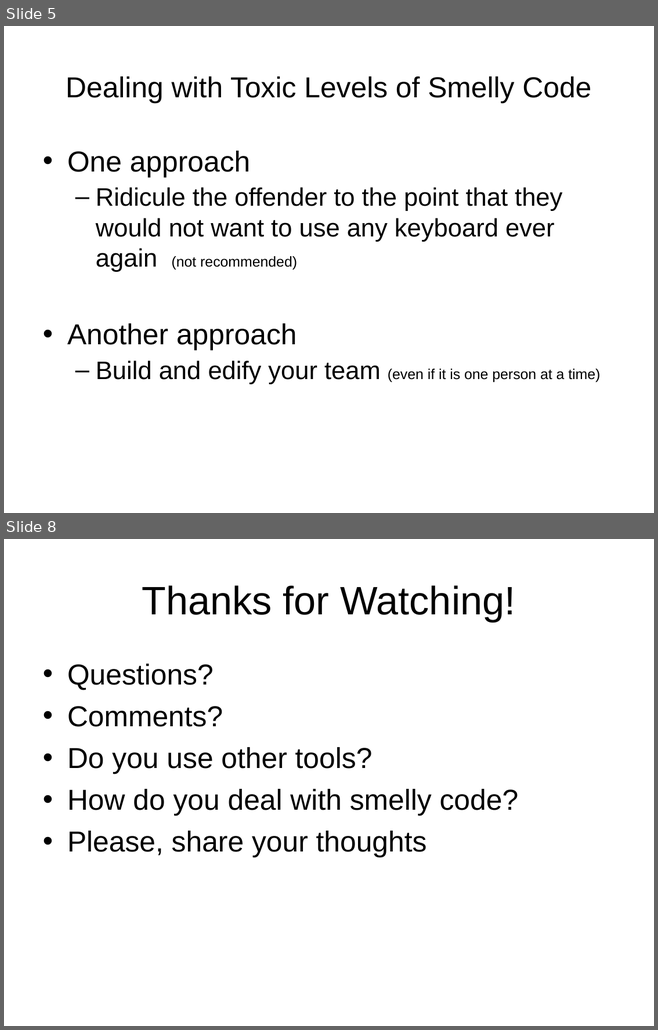
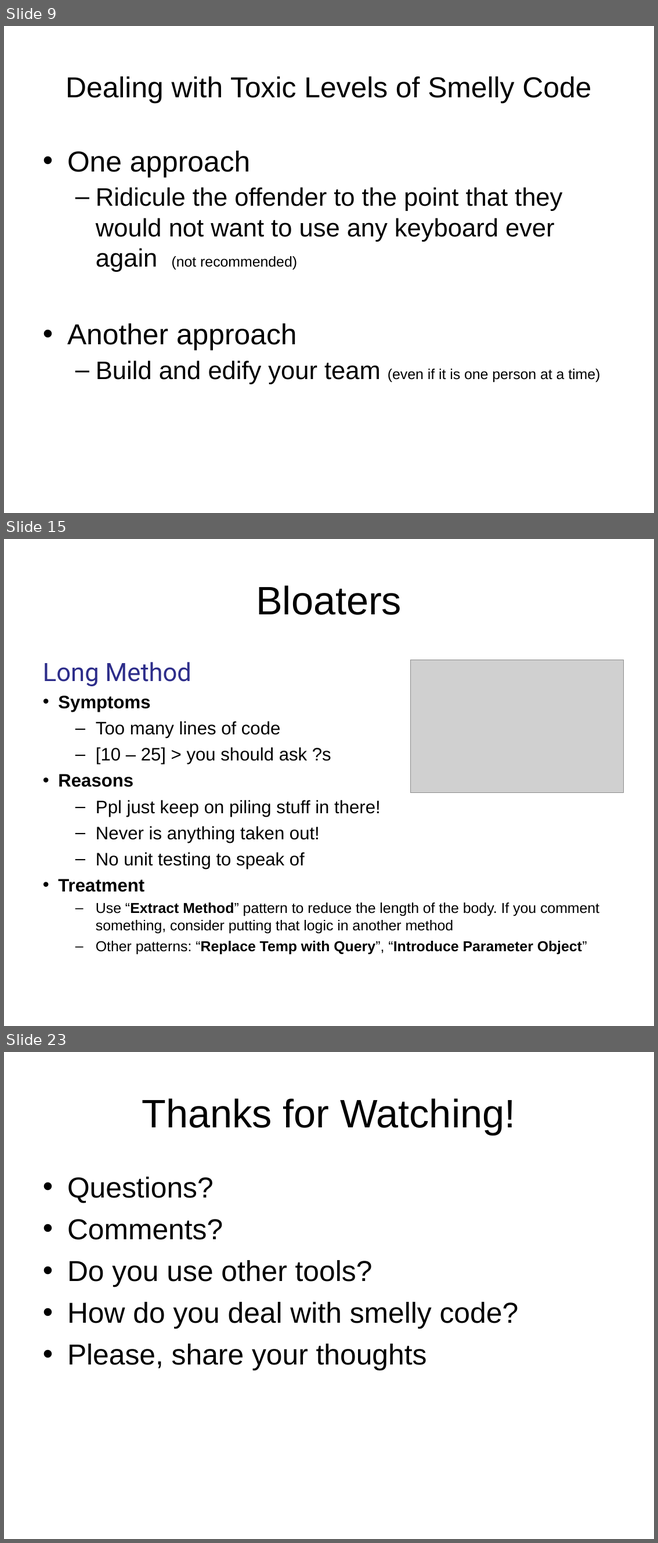
Before and after one commit to anibalvelarde/CodeSmells, a slide deck: DevelopingANoseForCodeSmells.ppt. Shown one above the other, each under a label of ours: slides 5 and 8 before the commit, slides 9, 15 and 23 after it; the slides between them are not shown. The pictures are 658x1030 and 658x1543 pixels, drawn with LibreOffice and Linux fonts; fonts in the diff are those of the drawing; grey boxes stand for pictures; background and template pictures are left out. Boxes give left, top, right and bottom in pixels: in the first picture for what was removed or moved away, otherwise in the second. Text is boxed around its words. In the diff, an @@ line names an element or a change of style, - is before the commit and + after.

Commit message:
Added more pages to the presentation
Discussed more cases of Bloaters and Couplers

```diff
--- a/DevelopingANoseForCodeSmells.ppt
+++ b/DevelopingANoseForCodeSmells.ppt
@@ slide 15 added at [4,539,654,1026], background picture (left out) @@
@@ title added at [256,585,401,615], 44 pt, text #000000 @@
+Bloaters
@@ picture added at [410,660,623,793] @@
@@ text added at [43,662,599,954], 16 pt, text #000000 @@
+Long Method
+• Symptoms
+  – Too many lines of code
+  – [10 – 25] > you should ask ?s
+• Reasons
+  – Ppl just keep on piling stuff in there!
+  – Never is anything taken out!
+  – No unit testing to speak of
+• Treatment
+  – Use “Extract Method” pattern to reduce the length of the body. If you comment something, consider putting that logic in another method
+  – Other patterns: “Replace Temp with Query”, “Introduce Parameter Object”
@@ what was slide 5 is now slide 9 @@
@@ what was slide 8 is now slide 23 @@
```
Also in this commit, not shown: 4 slides changed, 14 other slides added, 7 other files.
